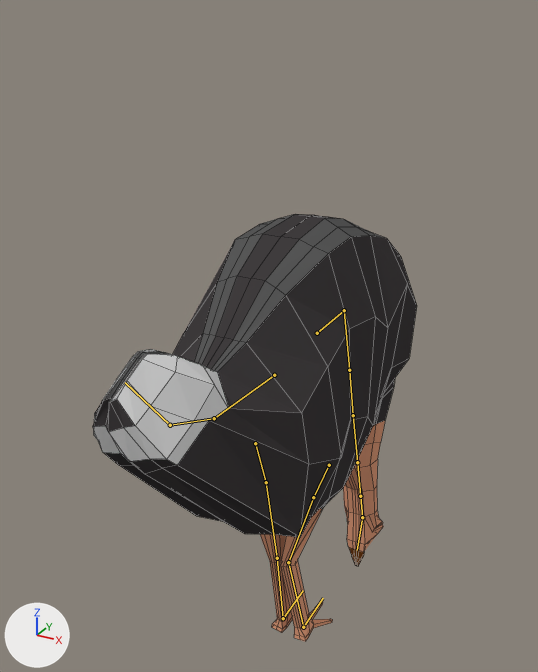
One commit to the Blender file Assets/Sabana/ostrich.blend: the scene before it, then after it.
Camera for both pictures: a camera (50 mm lens) standing at (2.8, -6.32, 6.29) and looking at (-0.52, -0.28, 3.27). Every picture has the same lights, and +X, +Y and +Z are marked at lower left. Both versions are drawn at frame 169 of the action 'Scared'; the numbers are the values there. The bones that bend it are drawn over the model as lines. Mesh edges are drawn as thin lines.
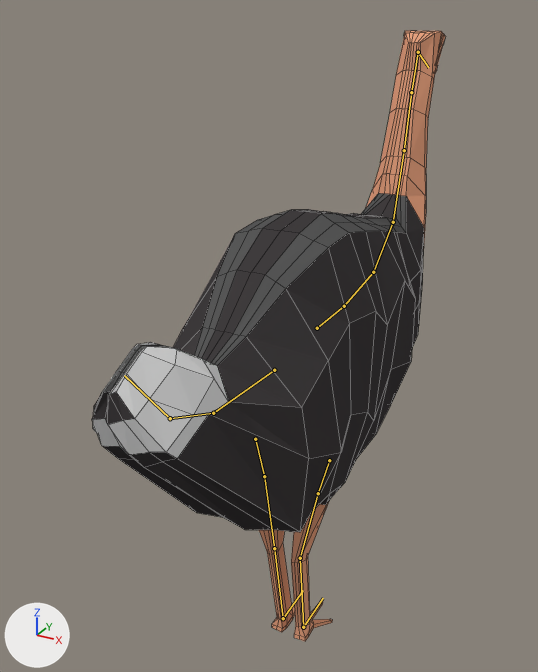
What the commit changed:
Bone 'Body_middle' (bone_body_middle) moves from (0.0, 0.0, -0.05) to (0.0, 0.0, 0.0).
Bone 'Head_ik-target' (bone_head_ik_target) moves from (0.0, -0.81, -5.85) to (0.0, 0.0, 0.0).
Bone 'Head_ik-target' (bone_head_ik_target) turns from (-82, 0, 0) to (0, 0, 0) degrees about its own x, y and z.

Pixel boxes [x1, y1, x2, y2] of what changed, in the pictures (538 x 672 px):
'Cube', posed (9% wider, 42% taller): before [93, 214, 417, 642]; after [92, 31, 446, 641]
bone 'Body_middle', root to tip: before (317, 333) to (344, 310); after (317, 328) to (344, 306)
